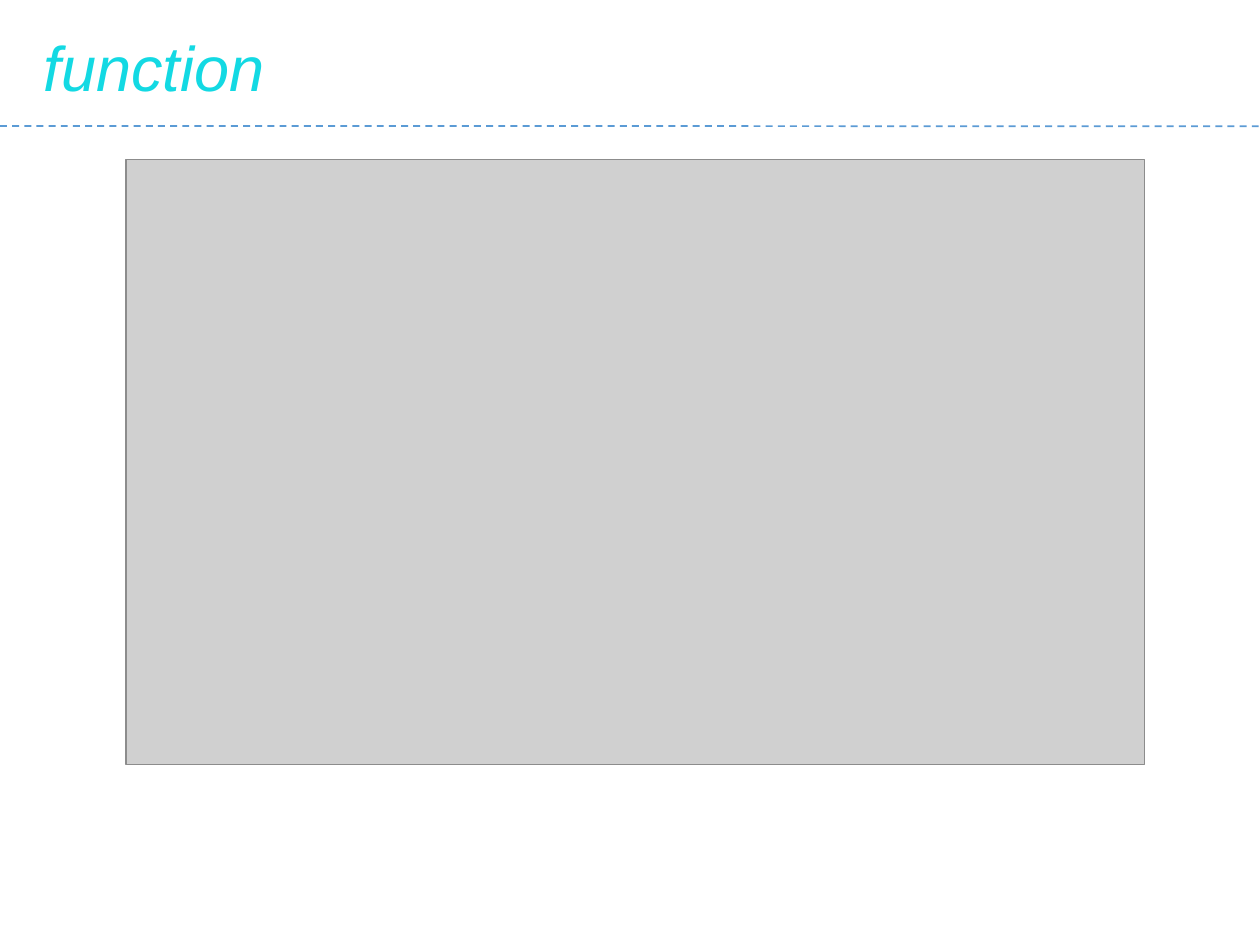
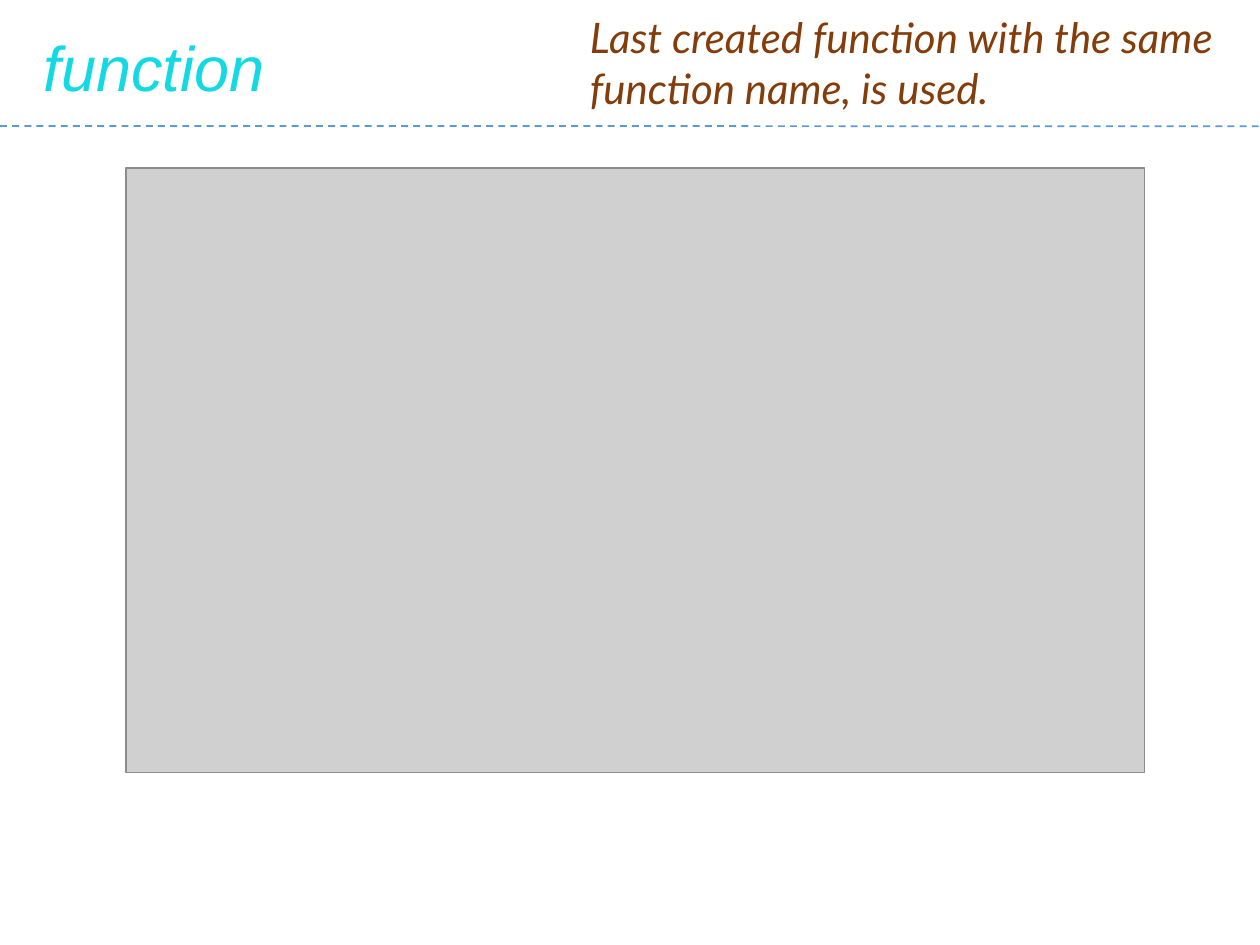
Before and after one commit to Saleel-Bagde/PPT-s, a slide deck: slide 25 of JavaScript.pptx. Drawn at 1260x945 pixels with LibreOffice and Linux fonts; fonts in the diff are those of the drawing; grey boxes stand for pictures. Boxes give left, top, right and bottom in pixels: in the first picture for what was removed or moved away, otherwise in the second. Text is boxed around its words. In the diff, an @@ line names an element or a change of style, - is before the commit and + after.

```diff
--- a/JavaScript.pptx
+++ b/JavaScript.pptx
@@ text added at <box>590,22,1212,110</box>, 24 pt, text #843C0B, italic @@
+Last created function with the same function name, is used.
@@ picture: place and size @@
-picture at <box>126,160,1144,765</box>
+picture at <box>126,168,1144,772</box>
```
Also in this commit, not shown: 16 other slides changed, 1 slide added, 1 slide removed, 4 other files.
